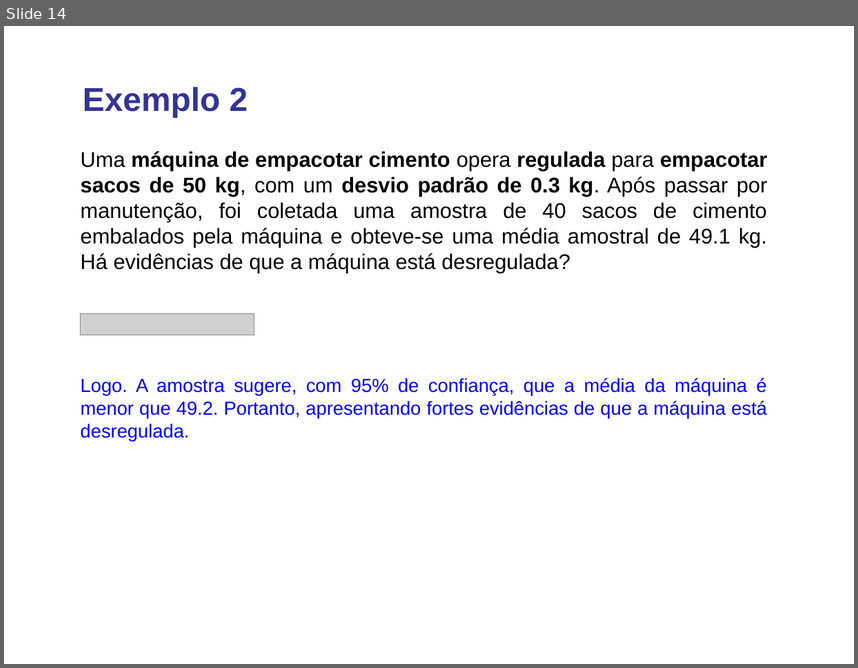
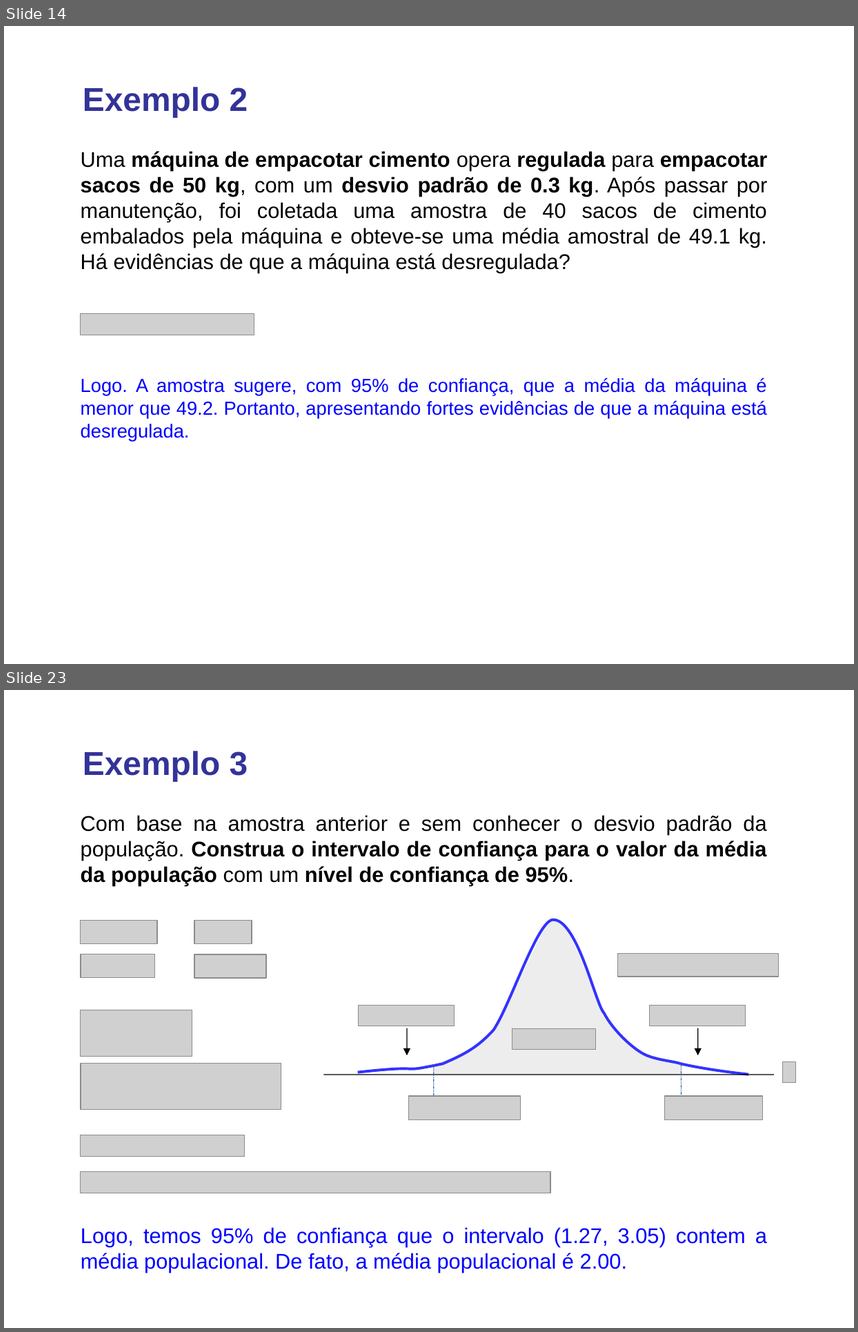
Before and after one commit to lansaviniec/estatistica, a slide deck: 7 estimativas e tamanhos amostrais.ppt. Shown one above the other, each under a label of ours: slide 14 before the commit, slides 14 and 23 after it; the slides between them are not shown. The pictures are 858x668 and 858x1332 pixels, drawn with LibreOffice and Linux fonts; fonts in the diff are those of the drawing; grey boxes stand for pictures. Boxes give left, top, right and bottom in pixels: in the first picture for what was removed or moved away, otherwise in the second. Text is boxed around its words. In the diff, an @@ line names an element or a change of style, - is before the commit and + after.

```diff
--- a/7 estimativas e tamanhos amostrais.ppt
+++ b/7 estimativas e tamanhos amostrais.ppt
@@ slide 23 added at (4, 690, 854, 1328), background #FFFFFF @@
@@ text added at (83, 751, 248, 781), 28 pt, text #333399, bold @@
+Exemplo 3
@@ text added at (81, 815, 767, 885), 18 pt, text #000000, bold @@
+Com base na amostra anterior e sem conhecer o desvio padrão da população. Construa o intervalo de confiança para o valor da média da população com um nível de confiança de 95%.
@@ picture added at (81, 920, 157, 944) @@
@@ picture added at (194, 920, 252, 944) @@
@@ picture added at (81, 954, 154, 978) @@
@@ picture added at (194, 954, 267, 978) @@
@@ group added at (323, 920, 796, 1119): 7 pictures, 3 lines, 2 freeform shapes, 2 arrows @@
@@ picture added at (81, 1009, 192, 1056) @@
@@ picture added at (81, 1063, 281, 1109) @@
@@ picture added at (81, 1134, 245, 1156) @@
@@ picture added at (81, 1171, 550, 1192) @@
@@ text added at (81, 1227, 767, 1272), 18 pt, text #0000FF @@
+Logo, temos 95% de confiança que o intervalo (1.27, 3.05) contem a média populacional. De fato, a média populacional é 2.00.
```
Also in this commit, not shown: 3 slides changed, 13 other slides added, 1 other file.
